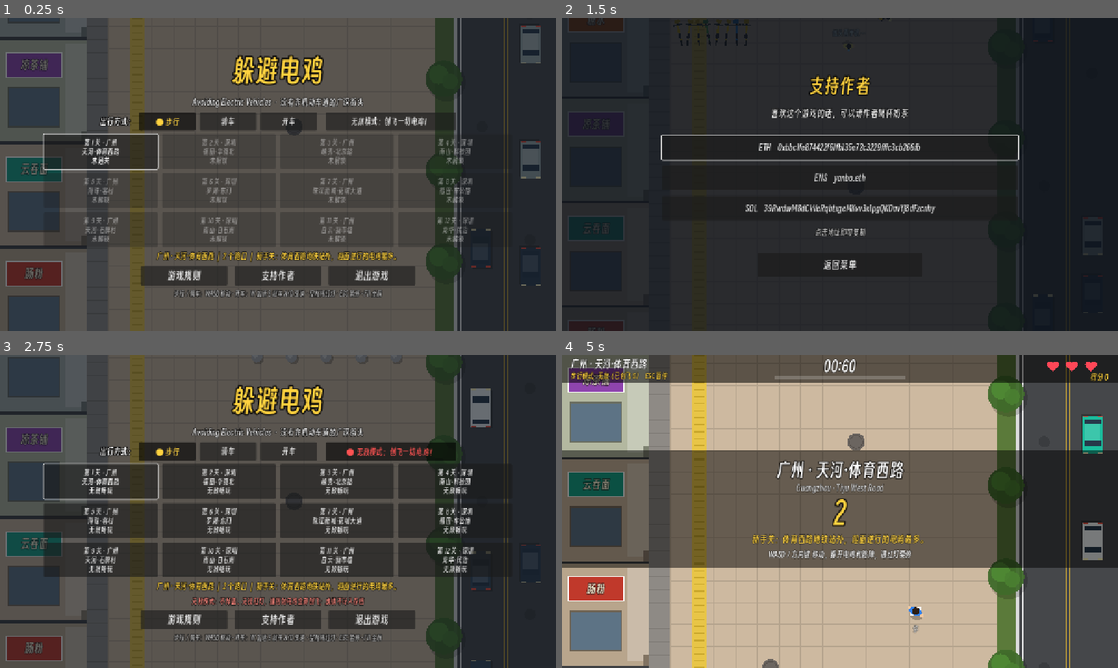
Above: before the commit, frames 1-4 (two rows, left to right).
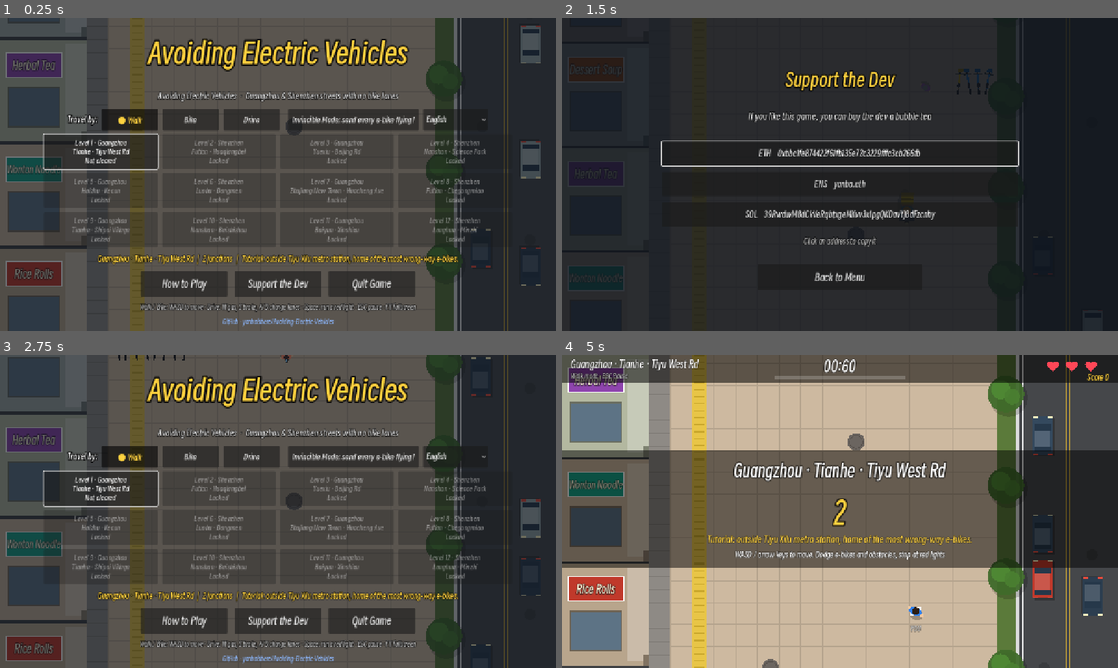
Above: after the commit, the same moments.

Repository: yanboishere/Avoiding-Electric-Vehicles
Game: Godot game, scene res://scenes/main.tscn
The game is run twice, just before and just after one commit, with the same random seed, the same clock (stepped at 60 frames per second) and the same inputs.
Inputs (mouse positions are in pixels of both pictures, inside the frame that each line leads up to):
- Up to frame 1 (0.25 s): no input
- Up to frame 2 (1.5 s): click (1017, 118) at 0.5 s, where only the run after the commit has a clickable "English"; click "支持作者" (after the commit: "Support the Dev") at 1.25 s
- Up to frame 3 (2.75 s): click "返回菜单" (after the commit: "Back to Menu") at 2 s
- Up to frame 4 (5 s): click (662, 489) at 2.75 s, where only the run after the commit has a clickable "Level 1 · Guangzhou Tianhe · …"; click "明白了，开始！" (after the commit: "Got it, let's go!") at 3.5 s; tap Enter at 4.25 s; move the mouse to (962, 495) at 4.27 s; hold D (move_right) from 4.28 s (still down); tap Space (jaywalk) at 4.35 s; click (962, 495) at 4.42 s

The runs differ from the first frame. In frame 1, 15% of the frame differs, in the area x 1-88%, y 6-99%; in frame 2, 6.0%; in frame 3, 21%, in the area x 1-98%, y 0-99%; in frame 4, 6.5%.

Commit message:
多语言：英日韩法西德阿越葡意 10 种译文 + 各语言 README；主菜单语言切换、按语言切换字体、长文字自动缩放；GitHub 仓库链接

Diff:
--- a/fonts/ui_font.tres
+++ b/fonts/ui_font.tres
@@ -1,10 +1,16 @@
-[gd_resource type="FontVariation" load_steps=3 format=3]
+[gd_resource type="FontVariation" load_steps=5 format=3]
 
 [ext_resource type="FontFile" path="res://fonts/SmileySans-Oblique.ttf" id="1"]
 
 [sub_resource type="SystemFont" id="SystemFont_cjk"]
 font_names = PackedStringArray("Hiragino Sans GB", "Heiti SC", "Microsoft YaHei", "Microsoft YaHei UI", "Noto Sans CJK SC", "Source Han Sans SC", "WenQuanYi Micro Hei", "sans-serif")
 
+[sub_resource type="SystemFont" id="SystemFont_ko"]
+font_names = PackedStringArray("Apple SD Gothic Neo", "Malgun Gothic", "Noto Sans CJK KR", "Noto Sans KR")
+
+[sub_resource type="SystemFont" id="SystemFont_ar"]
+font_names = PackedStringArray("Geeza Pro", "SF Arabic", "Segoe UI", "Tahoma", "Noto Sans Arabic")
+
 [resource]
 base_font = ExtResource("1")
-fallbacks = Array[Font]([SubResource("SystemFont_cjk")])
+fallbacks = Array[Font]([SubResource("SystemFont_cjk"), SubResource("SystemFont_ko"), SubResource("SystemFont_ar")])
--- a/project.godot
+++ b/project.godot
@@ -26,3 +26,8 @@
 [gui]
 
 theme/custom_font="res://fonts/ui_font.tres"
+
+[internationalization]
+
+locale/fallback="zh_CN"
+locale/translations=PackedStringArray("res://locale/en.po", "res://locale/ja.po", "res://locale/ko.po", "res://locale/fr.po", "res://locale/es.po", "res://locale/de.po", "res://locale/ar.po", "res://locale/vi.po", "res://locale/pt.po", "res://locale/it.po")
--- a/scripts/drive.gd
+++ b/scripts/drive.gd
@@ -257,7 +257,7 @@
 	if me.v < 5.0 and not red_ahead and state == "play":
 		jam_t += delta
 		var w: Dictionary = _gap_ahead(me, 0.0)[1]
-		var key := "%s(%s%s)" % [w.get("type", "无"), w.get("kind", ""), "停站" if w.get("stop_t", 0.0) > 0.0 else ""]
+		var key := "%s(%s%s)" % [w.get("type", "none"), w.get("kind", ""), " stop" if w.get("stop_t", 0.0) > 0.0 else ""]
 		jam_why[key] = jam_why.get(key, 0.0) + delta
 
 	# 占用公交专用道
@@ -293,7 +293,7 @@
 		return
 	var loss := int(score * 0.25)
 	score -= loss
-	_popup(me.pos + Vector2(0, -70), "闯红灯！-%d 分" % loss, Color("#ff5252"), 30)
+	_popup(me.pos + Vector2(0, -70), tr("闯红灯！-%d 分") % loss, Color("#ff5252"), 30)
 	_popup(Vector2(W / 2.0, 170), "被横街的车撞到直接 GAME OVER！", Color("#ff9800"), 28)
 
 
@@ -1063,7 +1063,7 @@
 			e.awarded = true
 			near_misses += 1
 			score += 50.0
-			_popup(me.pos + Vector2(0, -60), NEAR_LINES.pick_random() + " +50", Color("#ffd23f"), 24)
+			_popup(me.pos + Vector2(0, -60), tr(NEAR_LINES.pick_random()) + " +50", Color("#ffd23f"), 24)
 			_sfx("near")
 
 
@@ -1417,15 +1417,15 @@
 
 func _draw_hud_drive() -> void:
 	draw_rect(Rect2(0, 0, W, 64), Color(0, 0, 0, 0.55))
-	_text_plain(Vector2(20, 30), "%s · %s（开车）" % [level.city, cfg.get("road", "")], 24, Color.WHITE)
-	var tags := "限速 %d" % cfg.get("limit", 50)
+	_text_plain(Vector2(20, 30), tr("%s · %s（开车）") % [tr(level.city), tr(cfg.get("road", ""))], 24, Color.WHITE, 440)
+	var tags := tr("限速 %d") % cfg.get("limit", 50)
 	if rain:
-		tags += " · 暴雨"
+		tags += " · " + tr("暴雨")
 	if night:
-		tags += " · 夜间"
+		tags += " · " + tr("夜间")
 	if invincible:
-		tags += " · 无敌（已创飞 %d）" % launched
-	_text_plain(Vector2(20, 54), tags + "   W 加速  S 刹车  A/D 变道  ESC 暂停", 16, Color("#ffd23f") if invincible else Color("#bbbbbb"))
+		tags += " · " + tr("无敌（已创飞 %d）") % launched
+	_text_plain(Vector2(20, 54), tags + "   " + tr("W 加速  S 刹车  A/D 变道  ESC 暂停"), 16, Color("#ffd23f") if invincible else Color("#bbbbbb"), 440)
 	var tl := maxf(0.0, DRIVE_TIME - elapsed)
 	_text(Vector2(W / 2.0, 38), "00:%02d" % ceili(tl), 34, Color("#ff6b6b") if tl < 10.0 else Color.WHITE)
 	var prog := clampf(scroll / target_px, 0.0, 1.0)
@@ -1433,7 +1433,7 @@
 	draw_rect(Rect2(W / 2.0 - 150, 48, 300 * prog, 8), Color("#00e5ff"))
 	for i in MAX_LIVES:
 		_heart(Vector2(W - 150 + i * 44, 22), 13, Color("#ff4757") if i < lives else Color(1, 1, 1, 0.25))
-	_text_plain(Vector2(W - 172, 58), "得分 %d" % int(score), 18, Color("#ffd23f"), 150, HORIZONTAL_ALIGNMENT_RIGHT)
+	_text_plain(Vector2(W - 172, 58), tr("得分 %d") % int(score), 18, Color("#ffd23f"), 150, HORIZONTAL_ALIGNMENT_RIGHT)
 
 	# 仪表：车速 + 限速牌 + 剩余距离
 	draw_rect(Rect2(14, H - 96, 300, 84), Color(0, 0, 0, 0.6))
@@ -1460,19 +1460,19 @@
 			var cols := {"red": Color("#ff3b30"), "clear": Color("#ff3b30"), "yellow": Color("#ffcc00"), "green": Color("#3ddc84")}
 			draw_rect(Rect2(px, 74, 130, 64), Color(0, 0, 0, 0.7))
 			draw_circle(Vector2(px + 32, 106), 22, cols[ix.state])
-			var label: String = {"red": "红灯", "clear": "红灯", "yellow": "黄灯", "green": "绿灯"}[ix.state]
+			var label: String = tr({"red": "红灯", "clear": "红灯", "yellow": "黄灯", "green": "绿灯"}[ix.state])
 			if ix.state != "clear":
 				label += " %d" % ceili(maxf(ix.t, 0.0))
 			_text_plain(Vector2(px + 60, 113), label, 20, cols[ix.state])
-			_text_plain(Vector2(px, 156), "%s %dm" % [ix.name, roundi((front - bottom) / PX_PER_M)], 16, Color("#dddddd"), 130, HORIZONTAL_ALIGNMENT_CENTER)
+			_text_plain(Vector2(px, 156), "%s %dm" % [tr(ix.name), roundi((front - bottom) / PX_PER_M)], 16, Color("#dddddd"), 130, HORIZONTAL_ALIGNMENT_CENTER)
 			break
 
 	if flash > 0.0:
 		draw_rect(Rect2(0, 0, W, H), Color(1, 0, 0, flash * 0.3))
 	if state == "countdown":
 		draw_rect(Rect2(0, H / 2.0 - 140, W, 270), Color(0, 0, 0, 0.55))
-		_text(Vector2(W / 2.0, H / 2.0 - 80), "%s · %s（开车）" % [level.city, cfg.get("road", "")], 40, Color.WHITE)
-		_text(Vector2(W / 2.0, H / 2.0 - 46), "60 秒内开到 %d 米外的目的地 · 限速 %d" % [cfg.get("target_m", 400), cfg.get("limit", 50)], 20, Color("#cccccc"))
+		_text(Vector2(W / 2.0, H / 2.0 - 80), tr("%s · %s（开车）") % [tr(level.city), tr(cfg.get("road", ""))], 40, Color.WHITE)
+		_text(Vector2(W / 2.0, H / 2.0 - 46), tr("60 秒内开到 %d 米外的目的地 · 限速 %d") % [cfg.get("target_m", 400), cfg.get("limit", 50)], 20, Color("#cccccc"))
 		_text(Vector2(W / 2.0, H / 2.0 + 30), str(ceili(countdown)), 72, Color("#ffd23f"))
 		_text(Vector2(W / 2.0, H / 2.0 + 72), cfg.get("desc", ""), 20, Color("#ffd23f"))
 		_text(Vector2(W / 2.0, H / 2.0 + 106), "W 加速  S 刹车  A/D 变道 · 红灯要自己停车", 18, Color.WHITE)
--- a/scripts/game.gd
+++ b/scripts/game.gd
@@ -625,7 +625,7 @@
 		return
 	var loss := int(score * 0.25)
 	score -= loss
-	_popup(player_pos + Vector2(0, -60), "闯红灯！-%d 分" % loss, Color("#ff5252"), 30)
+	_popup(player_pos + Vector2(0, -60), tr("闯红灯！-%d 分") % loss, Color("#ff5252"), 30)
 	_popup(Vector2(W / 2.0, 170), "被车撞到直接 GAME OVER！", Color("#ff9800"), 30)
 	_sfx("whistle")
 
@@ -1047,7 +1047,7 @@
 		b.awarded = true
 		near_misses += 1
 		score += 50.0
-		_popup(player_pos + Vector2(0, -40), NEAR_LINES.pick_random() + " +50", Color("#ffd23f"), 26)
+		_popup(player_pos + Vector2(0, -40), tr(NEAR_LINES.pick_random()) + " +50", Color("#ffd23f"), 26)
 		_sfx("near")
 
 
@@ -1097,9 +1097,9 @@
 	combo_t = 1.6
 	score += 100.0
 	shake = maxf(shake, 0.45)
-	var line: String = LAUNCH_LINES.pick_random() + " +100"
+	var line: String = tr(LAUNCH_LINES.pick_random()) + " +100"
 	if combo >= 2:
-		line = "%d 连创飞！+100" % combo
+		line = tr("%d 连创飞！+100") % combo
 	_popup(pos + Vector2(0, -40), line, Color("#ffd23f"), 28 + mini(combo, 6) * 2)
 	_sfx("boing")
 
@@ -1780,15 +1780,15 @@
 
 func _draw_hud() -> void:
 	draw_rect(Rect2(0, 0, W, 64), Color(0, 0, 0, 0.55))
-	_text_plain(Vector2(20, 30), "%s · %s" % [level.get("city", ""), level.get("name", "")], 24, Color.WHITE)
-	var tags := "步行模式" if mode == "walk" else "骑车模式"
+	_text_plain(Vector2(20, 30), "%s · %s" % [tr(level.get("city", "")), tr(level.get("name", ""))], 24, Color.WHITE, 440)
+	var tags := tr("步行模式") if mode == "walk" else tr("骑车模式")
 	if rain:
-		tags += " · 暴雨"
+		tags += " · " + tr("暴雨")
 	if night:
-		tags += " · 夜间"
+		tags += " · " + tr("夜间")
 	if invincible:
-		tags += " · 无敌（已创飞 %d）" % launched
-	_text_plain(Vector2(20, 54), tags + "   ESC 暂停", 16, Color("#ffd23f") if invincible else Color("#bbbbbb"))
+		tags += " · " + tr("无敌（已创飞 %d）") % launched
+	_text_plain(Vector2(20, 54), tags + "   " + tr("ESC 暂停"), 16, Color("#ffd23f") if invincible else Color("#bbbbbb"), 440)
 
 	var tl := maxf(0.0, LEVEL_TIME - elapsed)
 	var tcol := Color("#ff6b6b") if tl < 10.0 else Color.WHITE
@@ -1798,7 +1798,7 @@
 
 	for i in MAX_LIVES:
 		_heart(Vector2(W - 150 + i * 44, 22), 13, Color("#ff4757") if i < lives else Color(1, 1, 1, 0.25))
-	_text_plain(Vector2(W - 172, 58), "得分 %d" % int(score), 18, Color("#ffd23f"), 150, HORIZONTAL_ALIGNMENT_RIGHT)
+	_text_plain(Vector2(W - 172, 58), tr("得分 %d") % int(score), 18, Color("#ffd23f"), 150, HORIZONTAL_ALIGNMENT_RIGHT)
 
 	# 路口信号灯面板
 	if not ix.is_empty() and ix.wy + scroll < H and ix.wy + scroll + IX_H > -300.0:
@@ -1807,9 +1807,9 @@
 		draw_rect(Rect2(px, 74, 130, 64), Color(0, 0, 0, 0.7))
 		draw_circle(Vector2(px + 32, 106), 22, Color("#ff3b30") if red else Color("#3ddc84"))
 		_text(Vector2(px + 32, 113), "停" if red else "行", 20, Color.WHITE)
-		var label := "红灯" if red else "绿灯"
+		var label := tr("红灯") if red else tr("绿灯")
 		if ix.state == "red":
-			label = "红灯 %d" % ceili(ix.red_t)
+			label = tr("红灯 %d") % ceili(ix.red_t)
 		_text_plain(Vector2(px + 60, 113), label, 22, Color("#ff6b6b") if red else Color("#7CFC00"))
 	if not ix.is_empty() and ix.get("jaywalk", false) and ix.state != "green" and state == "play":
 		var top: float = ix.wy + scroll
@@ -1822,15 +1822,16 @@
 		draw_rect(Rect2(hp.x - 60, hp.y + 8, 120 * clampf(push_t / JAYWALK_HOLD, 0.0, 1.0), 8), Color("#ff5252"))
 	if waiting and state == "play":
 		var n := ceili(ix.red_t) if ix.state == "red" else 0
-		_text(Vector2(W / 2.0, 110), "红灯 · 等一等" + ("  %d 秒" % n if n > 0 else "…"), 32, Color("#ff6b6b"))
+		_text(Vector2(W / 2.0, 110), tr("红灯 · 等一等  %d 秒") % n if n > 0 else tr("红灯 · 等一等…"), 32, Color("#ff6b6b"))
 
 	if flash > 0.0:
 		draw_rect(Rect2(0, 0, W, H), Color(1, 0, 0, flash * 0.3))
 
 	if state == "countdown":
 		draw_rect(Rect2(0, H / 2.0 - 140, W, 270), Color(0, 0, 0, 0.5))
-		_text(Vector2(W / 2.0, H / 2.0 - 80), "%s · %s" % [level.get("city", ""), level.get("name", "")], 40, Color.WHITE)
-		_text(Vector2(W / 2.0, H / 2.0 - 46), level.get("en", ""), 20, Color("#cccccc"))
+		_text(Vector2(W / 2.0, H / 2.0 - 80), "%s · %s" % [tr(level.get("city", "")), tr(level.get("name", ""))], 40, Color.WHITE)
+		if TranslationServer.get_locale().begins_with("zh"):  # 其他语言的关卡名本身就是译名
+			_text(Vector2(W / 2.0, H / 2.0 - 46), level.get("en", ""), 20, Color("#cccccc"))
 		_text(Vector2(W / 2.0, H / 2.0 + 30), str(ceili(countdown)), 72, Color("#ffd23f"))
 		_text(Vector2(W / 2.0, H / 2.0 + 72), level.get("desc", ""), 22, Color("#ffd23f"))
 		_text(Vector2(W / 2.0, H / 2.0 + 106), "WASD / 方向键 移动，躲开电鸡和路障，遇红灯要停", 18, Color.WHITE)
@@ -1844,10 +1845,14 @@
 
 
 func _text(pos: Vector2, txt: String, size: int, col: Color) -> void:
-	_text_plain(pos + Vector2(-400, 0), txt, size, col, 800, HORIZONTAL_ALIGNMENT_CENTER)
+	_text_plain(pos + Vector2(-620, 0), txt, size, col, 1240, HORIZONTAL_ALIGNMENT_CENTER)
 
 
 func _text_plain(pos: Vector2, txt: String, size: int, col: Color, width := -1.0, align := HORIZONTAL_ALIGNMENT_LEFT) -> void:
+	txt = tr(txt)  # 纯文字（店名、路名、对白、提示）在这里统一翻译；带格式的在调用处先翻译模板
+	if width > 0.0:  # 译文太长：缩小字号直到放得下
+		while size > 10 and font.get_string_size(txt, HORIZONTAL_ALIGNMENT_LEFT, -1, size).x > width:
+			size -= 1
 	var outline := Color(0, 0, 0, 0.75 * col.a)
 	draw_string_outline(font, pos, txt, align, width, size, maxi(4, size / 5), outline)
 	draw_string(font, pos, txt, align, width, size, col)
--- a/scripts/main.gd
+++ b/scripts/main.gd
@@ -11,6 +11,21 @@
 	["ENS", "yanbo.eth"],
 	["SOL", "39RwdwM8dCkVeRqbtxgeMKvv3x1pgQKDavYJ8dFzcnhy"],
 ]
+## 支持的语言（locale, 原生名称）。中文原文即翻译键，其他语言在 locale/<locale>.po
+const LANGUAGES := [
+	["zh_CN", "简体中文"], ["en", "English"], ["ja", "日本語"], ["ko", "한국어"], ["fr", "Français"],
+	["es", "Español"], ["de", "Deutsch"], ["ar", "العربية"], ["vi", "Tiếng Việt"], ["pt", "Português"], ["it", "Italiano"],
+]
+## 得意黑只覆盖中文和拉丁字母；日韩阿越改用系统字体（Mac / Windows / Linux 依次尝试）
+const LOCALE_FONTS := {
+	"ja": ["Hiragino Sans", "Hiragino Kaku Gothic ProN", "Yu Gothic UI", "Yu Gothic", "Meiryo", "Noto Sans CJK JP", "Noto Sans JP"],
+	"ko": ["Apple SD Gothic Neo", "Malgun Gothic", "Noto Sans CJK KR", "Noto Sans KR"],
+	"ar": ["Geeza Pro", "SF Arabic", "Segoe UI", "Tahoma", "Arial", "Noto Sans Arabic"],
+	"vi": ["Helvetica Neue", "Segoe UI", "Arial", "Noto Sans", "DejaVu Sans"],
+}
+var UI_FONT: FontVariation = preload("res://fonts/ui_font.tres")
+const SMILEY := preload("res://fonts/SmileySans-Oblique.ttf")
+const REPO_URL := "https://github.com/yanboishere/Avoiding-Electric-Vehicles"
 const MODE_NAMES := {"walk": "步行", "bike": "骑车", "drive": "开车"}
 const LEVELS: Array = preload("res://scripts/levels.gd").LIST
 const SAVE_PATH := "user://save.cfg"
@@ -38,6 +53,7 @@
 	if "--unlock-all" in args:
 		save.set_value("progress", "unlocked", LEVELS.size() - 1)
 	last_mode = save.get_value("progress", "mode", "walk")
+	_apply_locale(save.get_value("progress", "locale", _system_locale()))
 	invincible = save.get_value("flags", "invincible", false) or "--invincible" in args
 	var auto := ""
 	var lv := 0
@@ -55,6 +71,31 @@
 		_show_support()
 	else:
 		_show_menu()
+
+
+# ------------------------------------------------------------------ 语言
+
+func _system_locale() -> String:
+	var lang := OS.get_locale_language()
+	for l in LANGUAGES:
+		if l[0].begins_with(lang):
+			return l[0]
+	return "en"
+
+
+func _apply_locale(loc: String) -> void:
+	for a in args:
+		if a.begins_with("--lang="):
+			loc = a.get_slice("=", 1)
+	TranslationServer.set_locale(loc)
+	var key := loc.substr(0, 2)
+	if LOCALE_FONTS.has(key):
+		var sf := SystemFont.new()
+		sf.font_names = PackedStringArray(LOCALE_FONTS[key])
+		UI_FONT.base_font = sf
+	else:
+		UI_FONT.base_font = SMILEY
+	ThemeDB.fallback_font = UI_FONT
 
 
 # ------------------------------------------------------------------ 存档
@@ -270,24 +311,24 @@
 	var lv: Dictionary = LEVELS[i]
 	var tags := []
 	if lv.get("weather", "clear") == "rain":
-		tags.append("暴雨")
+		tags.append(tr("暴雨"))
 	if lv.get("night", false):
-		tags.append("夜间")
+		tags.append(tr("夜间"))
 	if last_mode == "drive":
 		var d: Dictionary = DRIVE.get(lv.id, {})
-		tags.append("%s 限速%d" % [d.get("road", ""), d.get("limit", 50)])
-		tags.append("%d 个路口" % d.get("crossings", []).size())
-		return "%s · %s ｜ %s ｜ %s" % [lv.city, lv.name, " · ".join(tags), d.get("desc", "")]
-	tags.append("%d 个路口" % lv.get("crossings", []).size())
-	return "%s · %s ｜ %s ｜ %s" % [lv.city, lv.name, " · ".join(tags), lv.desc]
+		tags.append(tr("%s 限速%d") % [tr(d.get("road", "")), d.get("limit", 50)])
+		tags.append(tr("%d 个路口") % d.get("crossings", []).size())
+		return "%s · %s ｜ %s ｜ %s" % [tr(lv.city), tr(lv.name), " · ".join(tags), tr(d.get("desc", ""))]
+	tags.append(tr("%d 个路口") % lv.get("crossings", []).size())
+	return "%s · %s ｜ %s ｜ %s" % [tr(lv.city), tr(lv.name), " · ".join(tags), tr(lv.desc)]
 
 
 func _toggle_button(text: String, on: bool, w: float) -> Button:
 	var mb := Button.new()
-	mb.text = ("● " if on else "") + text
+	mb.text = ("● " if on else "") + tr(text)
 	mb.add_theme_color_override("font_pressed_color", Color("#ffd23f"))
 	mb.add_theme_color_override("font_hover_pressed_color", Color("#ffd23f"))
-	mb.toggled.connect(func(v: bool): mb.text = ("● " if v else "") + text)
+	mb.toggled.connect(func(v: bool): mb.text = ("● " if v else "") + tr(text))
 	mb.toggle_mode = true
 	mb.button_pressed = on
 	mb.custom_minimum_size = Vector2(w, 42)
@@ -328,6 +369,19 @@
 		_write_save()
 		_show_menu.call_deferred())
 	mode_row.add_child(inv)
+	var lang := OptionButton.new()
+	lang.custom_minimum_size = Vector2(150, 42)
+	lang.add_theme_font_size_override("font_size", 18)
+	for i in LANGUAGES.size():
+		lang.add_item(LANGUAGES[i][1], i)
+		if TranslationServer.get_locale() == LANGUAGES[i][0]:
+			lang.select(i)
+	lang.item_selected.connect(func(i: int):
+		save.set_value("progress", "locale", LANGUAGES[i][0])
+		_write_save()
+		_apply_locale(LANGUAGES[i][0])
+		_show_menu.call_deferred())
+	mode_row.add_child(lang)
 	box.add_child(mode_row)
 
 	# 选关（无敌模式全部开放）
@@ -340,20 +394,21 @@
 	for i in LEVELS.size():
 		var lv: Dictionary = LEVELS[i]
 		var locked := i > _unlocked() and not invincible
-		var best := "未通关"
+		var best := tr("未通关")
 		if save.get_value("best", lv.id + "_cleared", false):
-			best = "最佳 %s · %d 分" % [save.get_value("best", lv.id + "_rank", "B"), save.get_value("best", lv.id + "_score", 0)]
+			best = tr("最佳 %s · %d 分") % [save.get_value("best", lv.id + "_rank", "B"), save.get_value("best", lv.id + "_score", 0)]
 		if invincible:
-			best = "无敌畅玩"
+			best = tr("无敌畅玩")
 		var b := Button.new()
-		b.text = "第 %d 关 · %s\n%s\n%s" % [i + 1, lv.city, lv.name, "未解锁" if locked else best]
+		b.text = tr("第 %d 关 · %s\n%s\n%s") % [i + 1, tr(lv.city), tr(lv.name), tr("未解锁") if locked else best]
+		b.text_overrun_behavior = TextServer.OVERRUN_TRIM_ELLIPSIS
 		b.disabled = locked
 		b.custom_minimum_size = Vector2(262, 80)
 		b.add_theme_font_size_override("font_size", 17)
 		var idx := i
 		b.pressed.connect(func(): _launch(idx, last_mode))
 		b.focus_entered.connect(func(): desc.text = _level_desc(idx))
-		b.mouse_entered.connect(func(): desc.text = _level_desc(idx) if idx <= _unlocked() or invincible else "通关第 %d 关后解锁" % idx)
+		b.mouse_entered.connect(func(): desc.text = _level_desc(idx) if idx <= _unlocked() or invincible else tr("通关第 %d 关后解锁") % idx)
 		grid.add_child(b)
 		if not locked and (first == null or i <= _unlocked()):
 			first = b  # 默认选中最新解锁的关卡
@@ -379,6 +434,17 @@
 	bottom.add_child(quit)
 	box.add_child(bottom)
 	box.add_child(_label("步行 / 骑车：WASD 移动 · 开车：W 加速 S 刹车 A/D 变道 · 空格闯红灯 · ESC 暂停 · F11 全屏", 15, Color("#bbbbbb"), 6))
+	# 项目 GitHub 仓库：点击用浏览器打开
+	var gh := LinkButton.new()
+	gh.text = "GitHub · yanboishere/Avoiding-Electric-Vehicles"
+	gh.uri = REPO_URL
+	gh.underline = LinkButton.UNDERLINE_MODE_ON_HOVER
+	gh.add_theme_font_size_override("font_size", 15)
+	gh.add_theme_color_override("font_color", Color("#8ab4f8"))
+	gh.add_theme_color_override("font_hover_color", Color("#c6dafc"))
+	gh.size_flags_horizontal = Control.SIZE_SHRINK_CENTER
+	gh.focus_mode = Control.FOCUS_NONE
+	box.add_child(gh)
 	first.grab_focus()
 
 
@@ -412,7 +478,7 @@
 		b.add_theme_font_size_override("font_size", 20)
 		b.pressed.connect(func():
 			DisplayServer.clipboard_set(addr)
-			tip.text = "已复制 %s：%s" % [chain, addr]
+			tip.text = tr("已复制 %s：%s") % [chain, addr]
 			tip.add_theme_color_override("font_color", Color("#7CFC00")))
 		box.add_child(b)
 		if first == null:
@@ -431,12 +497,12 @@
 	var box := _centered_box(_new_ui(), 0.85)
 	var rt := RichTextLabel.new()
 	rt.bbcode_enabled = true
-	rt.fit_content = true
-	rt.scroll_active = false
-	rt.custom_minimum_size = Vector2(1180, 0)
+	rt.fit_content = false
+	rt.scroll_active = true  # 译文较长的语言（德语等）可以滚动
+	rt.custom_minimum_size = Vector2(1180, 560)
 	rt.add_theme_font_size_override("normal_font_size", 19)
 	rt.add_theme_constant_override("line_separation", 9)
-	rt.text = RULES
+	rt.text = tr(RULES)
 	box.add_child(rt)
 	box.add_child(_spacer(4))
 	var ok := _button("明白了，开始！" if next.is_valid() else "返回菜单", func():
@@ -485,7 +551,7 @@
 	var box := _centered_box(_new_ui(), 0.7)
 	box.add_theme_constant_override("separation", 10)
 	if r.win:
-		box.add_child(_label(("准时到达！%s" if drive else "成功穿越 %s！") % (DRIVE[lv.id].road if drive else lv.name), 50, Color("#7CFC00"), 12))
+		box.add_child(_label(tr("准时到达！%s" if drive else "成功穿越 %s！") % tr(DRIVE[lv.id].road if drive else lv.name), 50, Color("#7CFC00"), 12))
 	elif r.run_over:
 		box.add_child(_label("闯红灯被车撞了，GAME OVER", 50, Color("#ff5252"), 12))
 	elif r.get("late", false):
@@ -494,27 +560,27 @@
 		box.add_child(_label("撞车太多次，今天别开了……" if drive else "你被电鸡创飞了……", 50, Color("#ff5252"), 12))
 	if not r.win:
 		box.add_child(_label("现实可能比游戏更残酷。", 24, Color("#ff8a80"), 6))
-	box.add_child(_label("评级  %s" % _rank(r), 40, Color("#ffd23f"), 10))
+	box.add_child(_label(tr("评级  %s") % _rank(r), 40, Color("#ffd23f"), 10))
 	if drive:
-		box.add_child(_label("行驶  %d / %d 米      用时  %.1f 秒      等红灯  %.1f 秒" % [r.dist, r.target, r.time, r.wait], 23))
-		box.add_child(_label("擦身而过  %d 次      撞车  %d 次      闯红灯  %d 次      公交道扣分  %d" % [r.near, r.hits, r.jaywalks, r.bus_pen], 23))
+		box.add_child(_label(tr("行驶  %d / %d 米      用时  %.1f 秒      等红灯  %.1f 秒") % [r.dist, r.target, r.time, r.wait], 23))
+		box.add_child(_label(tr("擦身而过  %d 次      撞车  %d 次      闯红灯  %d 次      公交道扣分  %d") % [r.near, r.hits, r.jaywalks, r.bus_pen], 23))
 	else:
-		box.add_child(_label("坚持时间  %.1f 秒      等红灯  %.1f 秒" % [r.time, r.wait], 23))
-		box.add_child(_label("擦身而过  %d 次      被撞  %d 次      闯红灯  %d 次" % [r.near, r.hits, r.jaywalks], 23))
+		box.add_child(_label(tr("坚持时间  %.1f 秒      等红灯  %.1f 秒") % [r.time, r.wait], 23))
+		box.add_child(_label(tr("擦身而过  %d 次      被撞  %d 次      闯红灯  %d 次") % [r.near, r.hits, r.jaywalks], 23))
 	if r.invincible:
-		box.add_child(_label("创飞电鸡  %d 只！" % r.launched, 30, Color("#ff8a80")))
-	box.add_child(_label("总得分  %d" % r.score, 30, Color("#ffd23f")))
+		box.add_child(_label(tr("创飞电鸡  %d 只！") % r.launched, 30, Color("#ff8a80")))
+	box.add_child(_label(tr("总得分  %d") % r.score, 30, Color("#ffd23f")))
 	if r.invincible:
 		box.add_child(_label("（无敌模式成绩不计入存档）", 18, Color("#bbbbbb"), 6))
 	if unlocked_new:
 		var nxt: Dictionary = LEVELS[last_level + 1]
-		box.add_child(_label("解锁新关卡：%s · %s" % [nxt.city, nxt.name], 24, Color("#00e5ff")))
+		box.add_child(_label(tr("解锁新关卡：%s · %s") % [tr(nxt.city), tr(nxt.name)], 24, Color("#00e5ff")))
 	box.add_child(_spacer(4))
 	var again := _button("再来一次  Retry", func(): _start_game(last_level, last_mode))
 	var focus := again
 	if last_level + 1 < LEVELS.size() and (last_level + 1 <= _unlocked() or r.invincible):
 		var nxt: Dictionary = LEVELS[last_level + 1]
-		focus = _button("下一关：%s · %s" % [nxt.city, nxt.name], func(): _start_game(last_level + 1, last_mode))
+		focus = _button(tr("下一关：%s · %s") % [tr(nxt.city), tr(nxt.name)], func(): _start_game(last_level + 1, last_mode))
 		box.add_child(focus)
 	box.add_child(again)
 	var row := HBoxContainer.new()
@@ -523,7 +589,7 @@
 	for m in ["walk", "bike", "drive"]:
 		if m != last_mode:
 			var mm: String = m
-			var mb := _button("换成%s" % MODE_NAMES[m], func(): _start_game(last_level, mm))
+			var mb := _button(tr("换成%s") % tr(MODE_NAMES[m]), func(): _start_game(last_level, mm))
 			mb.custom_minimum_size = Vector2(185, 48)
 			row.add_child(mb)
 	box.add_child(row)
--- a/tests/font_test.gd
+++ b/tests/font_test.gd
@@ -6,7 +6,7 @@
 func _initialize() -> void:
 	var main_font: Font = load("res://fonts/SmileySans-Oblique.ttf")
 	var ui: Font = load("res://fonts/ui_font.tres")
-	var fallback: Font = ui.fallbacks[0]
+	var fallbacks: Array = ui.fallbacks
 	var seen := {}
 	var missing := ""
 	var fell_back := ""
@@ -14,13 +14,17 @@
 		var text := FileAccess.get_file_as_string(path)
 		for i in text.length():
 			var c := text.unicode_at(i)
-			if c >= 0x2E80 and not seen.has(c):
+			if c >= 0x80 and not seen.has(c):  # 所有非 ASCII 字符（中文、语言名里的韩文 / 阿拉伯文等）
 				seen[c] = true
 				if not main_font.has_char(c):
-					if fallback.has_char(c):
+					var ok := false
+					for f in fallbacks:
+						if f.has_char(c):
+							ok = true
+					if ok:
 						fell_back += char(c)
 					else:
 						missing += char(c)
-	print("检查了 %d 个中文字符；得意黑缺、改用系统字体显示的：%s；完全缺字：%s" % [seen.size(),
+	print("检查了 %d 个非 ASCII 字符；得意黑缺、改用系统字体显示的：%s；完全缺字：%s" % [seen.size(),
 		fell_back if fell_back != "" else "无", missing if missing != "" else "无"])
 	quit(1 if missing != "" else 0)
--- /dev/null
+++ b/tests/i18n_test.gd
@@ -0,0 +1,51 @@
+extends SceneTree
+## 多语言测试：每种语言 —— 译文已加载生效、每个字符在该语言使用的字体里都能显示（不出方框）。
+## 字体选择与 main.gd 一致：日韩阿越用系统字体，其他用得意黑 + 系统中文字体兜底。
+## 注意：系统字体只能检查本机（Mac）；Windows 上对应 Yu Gothic / Malgun Gothic / Segoe UI。
+
+const MainScript := preload("res://scripts/main.gd")
+
+
+func _initialize() -> void:
+	var main_font: Font = load("res://fonts/SmileySans-Oblique.ttf")
+	var ui: Font = load("res://fonts/ui_font.tres")
+	var cjk_fallback: Font = ui.fallbacks[0]
+	var fonts: Dictionary = MainScript.LOCALE_FONTS
+	var bad := 0
+	for l in MainScript.LANGUAGES:
+		var loc: String = l[0]
+		if loc == "zh_CN":
+			continue
+		var path := "res://locale/%s.po" % loc
+		if not FileAccess.file_exists(path):
+			print("%-5s 缺少译文文件 %s" % [loc, path])
+			bad += 1
+			continue
+		var t: Translation = load(path)
+		TranslationServer.set_locale(loc)
+		var sample: String = TranslationServer.translate("出发！")
+		var primary: Font = main_font
+		if fonts.has(loc.substr(0, 2)):
+			var sf := SystemFont.new()
+			sf.font_names = PackedStringArray(fonts[loc.substr(0, 2)])
+			primary = sf
+		var missing := {}
+		var fell_back := {}
+		for msg in t.get_message_list():
+			var s: String = t.get_message(msg)
+			for i in s.length():
+				var c := s.unicode_at(i)
+				if c < 0x20 or c == 0x200F or c == 0x200E:
+					continue
+				if primary.has_char(c):
+					continue
+				if cjk_fallback.has_char(c):
+					fell_back[char(c)] = true
+				else:
+					missing[char(c)] = true
+		var ok := missing.is_empty() and sample != "出发！"
+		if not ok:
+			bad += 1
+		print("%-5s 条目 %d  “出发！”→“%s”  回退系统字体的字：%s  缺字：%s  %s" % [loc, t.get_message_count(), sample,
+			"".join(fell_back.keys()) if not fell_back.is_empty() else "无", "".join(missing.keys()) if not missing.is_empty() else "无", "OK" if ok else "失败"])
+	quit(1 if bad else 0)
Not shown, added: docs/.gdignore
Not shown, added: locale/ar.po
Not shown, added: locale/de.po
Not shown, added: locale/en.po
Not shown, added: locale/es.po
Not shown, added: locale/fr.po
Not shown, added: locale/it.po
Not shown, added: locale/ja.po
Not shown, added: locale/ko.po
Not shown, added: locale/messages.pot
Not shown, added: locale/pt.po
Not shown, added: locale/vi.po
(and 3 more such lines)
